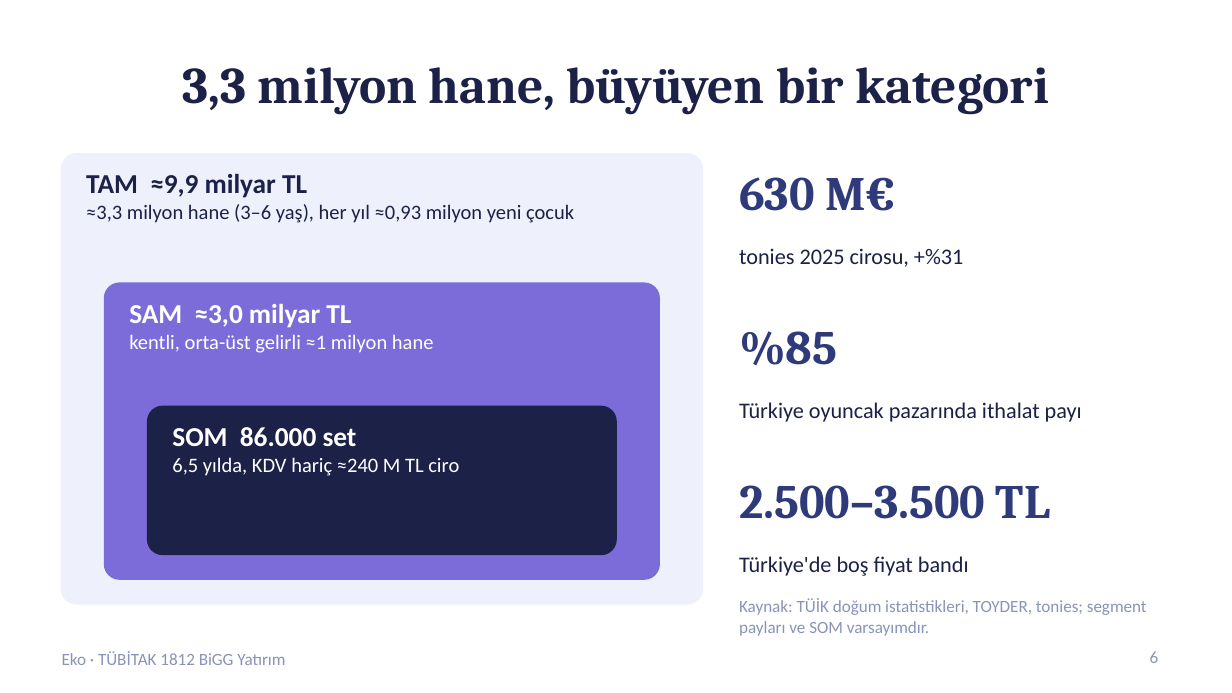
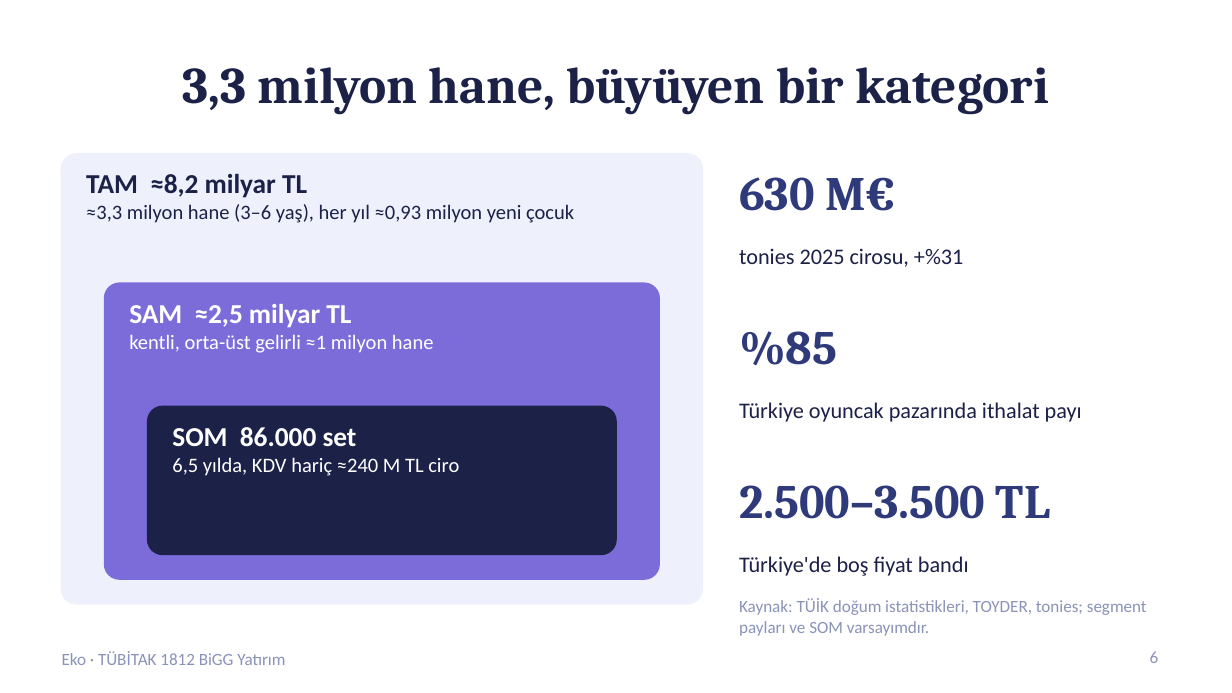
Before and after one commit to yusuf7855/hikaye-oyuncak, a slide deck: slide 6 of basvuru/tubitak_1812/cikti/Eko_Sunum.pptx. Drawn at 1232x693 pixels with LibreOffice and Linux fonts; fonts in the diff are those of the drawing. Boxes give left, top, right and bottom in pixels: in the first picture for what was removed or moved away, otherwise in the second. Text is boxed around its words. In the diff, an @@ line names an element or a change of style, - is before the commit and + after.

```diff
--- a/basvuru/tubitak_1812/cikti/Eko_Sunum.pptx
+++ b/basvuru/tubitak_1812/cikti/Eko_Sunum.pptx
@@ text at box(86, 174, 307, 198): text changed @@
-TAM ≈9,9 milyar TL
+TAM ≈8,2 milyar TL
@@ text at box(129, 304, 351, 328): text changed @@
-SAM ≈3,0 milyar TL
+SAM ≈2,5 milyar TL
```
Also in this commit, not shown: 3 other slides changed, 23 other files.
